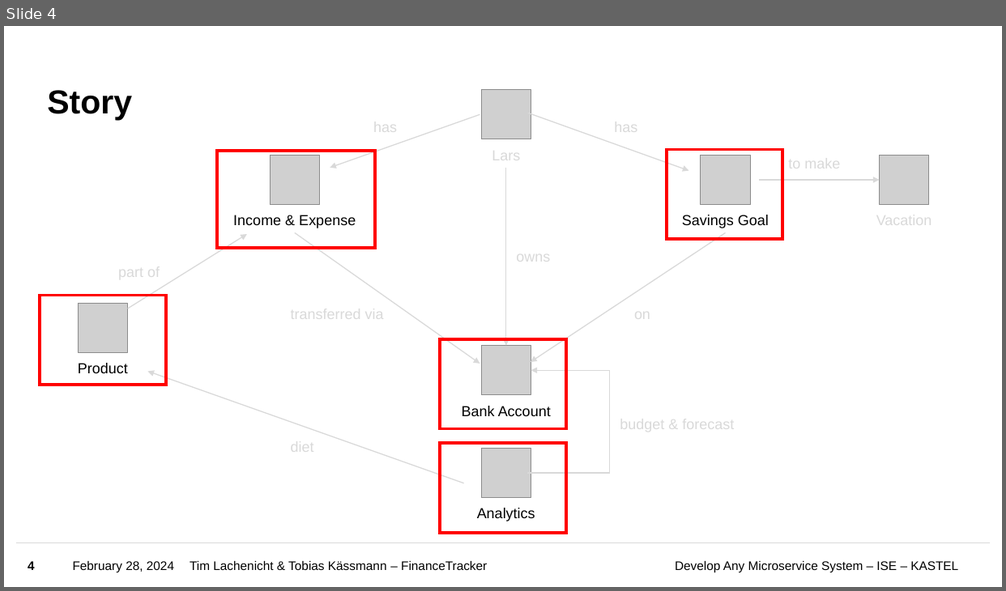
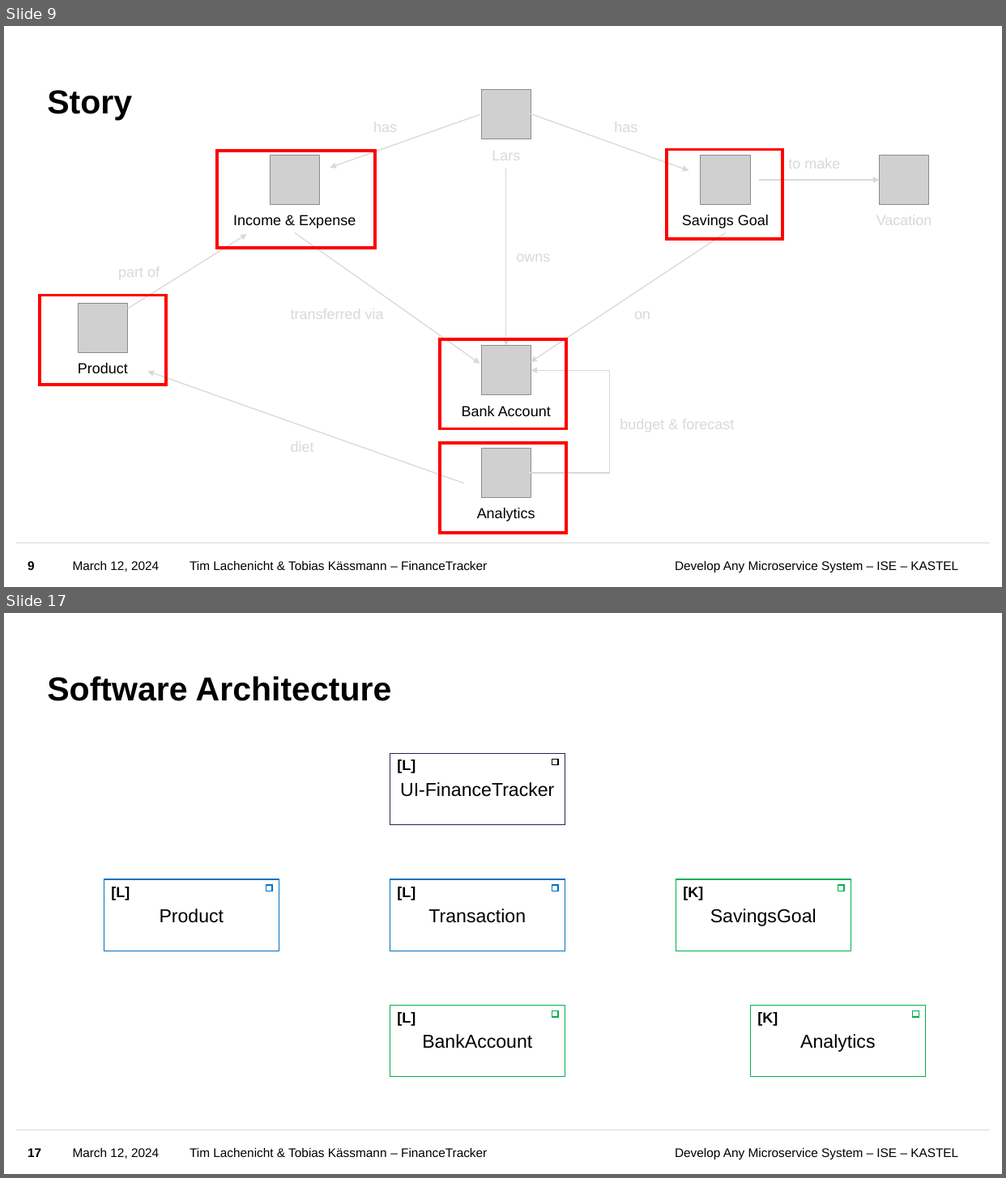
Before and after one commit to Uinyw/financetracker, a slide deck: Slides.pptx. Shown one above the other, each under a label of ours: slide 4 before the commit, slides 9 and 17 after it; the slides between them are not shown. The pictures are 1006x591 and 1006x1178 pixels, drawn with LibreOffice and Linux fonts; fonts in the diff are those of the drawing; grey boxes stand for pictures; background and template pictures are left out. Boxes give left, top, right and bottom in pixels: in the first picture for what was removed or moved away, otherwise in the second. Text is boxed around its words. In the diff, an @@ line names an element or a change of style, - is before the commit and + after.

```diff
--- a/Slides.pptx
+++ b/Slides.pptx
@@ slide 17 added at [4,613,1002,1174], background #FFFFFF; not listed: 3 template elements that a slide beside it also shows @@
@@ title added at [47,676,392,701], 32 pt, text #000000, bold @@
+Software Architecture
@@ rectangle added at [390,754,565,825], outline #1F2C4B 1 pt, 18 pt, text #000000 @@
+UI-FinanceTracker
@@ text added at [397,760,415,773], 14 pt, text #000000, bold @@
+[L]
@@ rectangle added at [552,760,558,766], outline #000000 1 pt @@
@@ rectangle added at [104,879,279,952], outline #0070C0 1 pt, 18 pt, text #000000 @@
+Product
@@ rectangle added at [390,879,565,952], outline #0070C0 1 pt, 18 pt, text #000000 @@
+Transaction
@@ rectangle added at [675,879,850,952], outline #00B050 1 pt, 18 pt, text #000000 @@
+SavingsGoal
@@ text added at [111,887,130,901], 14 pt, text #000000, bold @@
+[L]
@@ rectangle added at [266,885,272,892], outline #0070C0 1 pt @@
@@ text added at [397,887,415,901], 14 pt, text #000000, bold @@
+[L]
@@ rectangle added at [552,885,558,892], outline #0070C0 1 pt @@
@@ text added at [683,887,703,901], 14 pt, text #000000, bold @@
+[K]
@@ rectangle added at [838,885,844,892], outline #00B050 1 pt @@
@@ rectangle added at [390,1006,565,1078], outline #00B050 1 pt, 18 pt, text #000000 @@
+BankAccount
@@ text added at [397,1012,415,1026], 14 pt, text #000000, bold @@
+[L]
@@ rectangle added at [552,1012,558,1017], outline #00B050 1 pt @@
@@ rectangle added at [750,1006,926,1078], outline #00B050 1 pt, 18 pt, text #000000 @@
+Analytics
@@ text added at [757,1012,778,1026], 14 pt, text #000000, bold @@
+[K]
@@ rectangle added at [913,1012,918,1017], outline #00B050 1 pt @@
@@ page number added at [27,1148,41,1157], 12 pt, text #000000, bold @@
+17
@@ text added at [73,1148,159,1159], 12 pt, text #000000 @@
+March 12, 2024
@@ what was slide 4 is now slide 9 @@
@@ slide 9 changed as well @@
@@ page number at [27,561,35,570]: text changed @@
-4
+9
@@ text at [73,561,159,572]: text changed @@
-February 28, 2024
+March 12, 2024
```
Also in this commit, not shown: 10 other slides changed, 21 other slides added, 9 slides removed.
